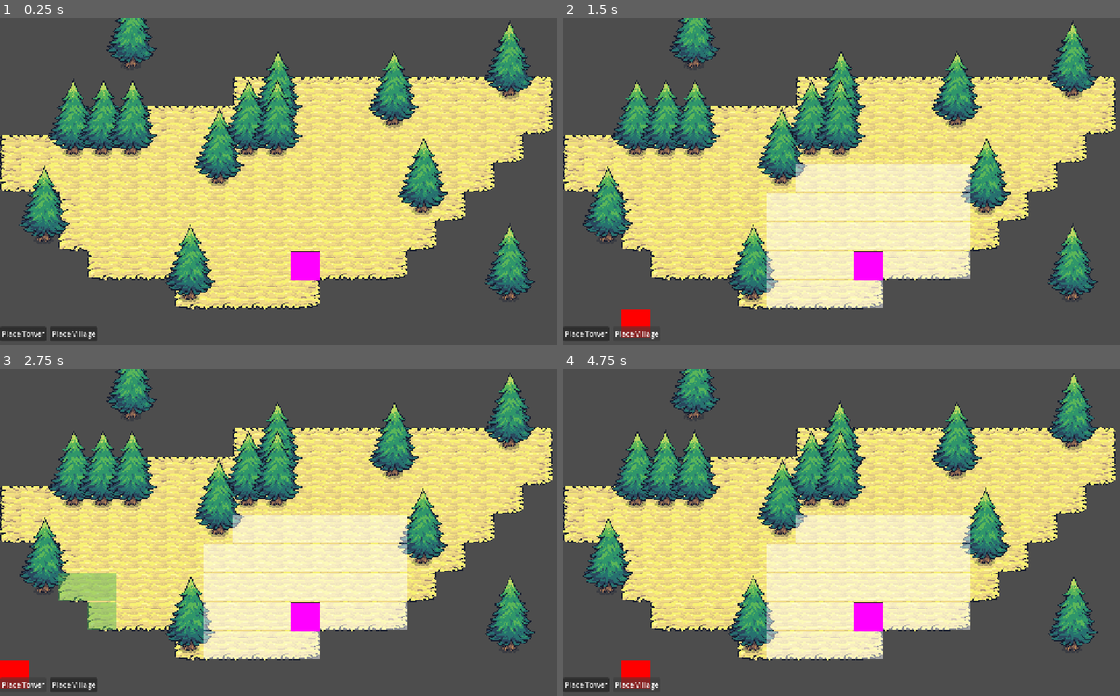
Above: before the commit, frames 1-4 (two rows, left to right).
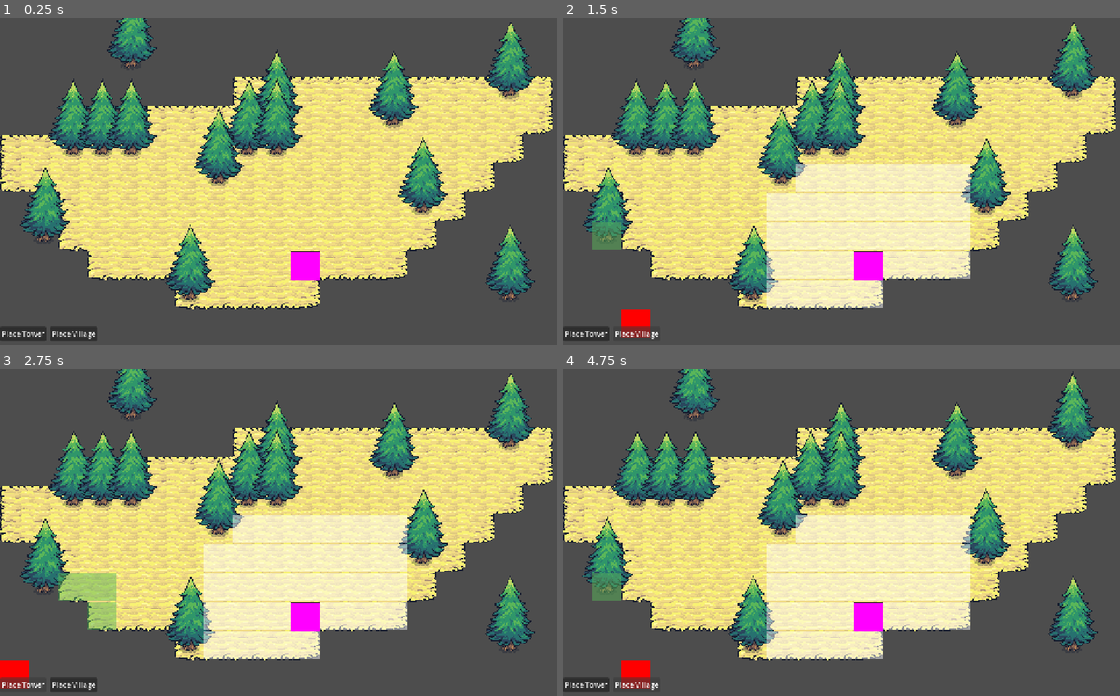
Above: after the commit, the same moments.

Repository: fkemeh18/grid-demo
Game: Godot game, scene res://Scenes/main.tscn
Same seed, same stepped clock (60 frames per second), same inputs: the game is played once before the commit and once after it.
Inputs:
- Up to frame 1 (0.25 s): no input
- Up to frame 2 (1.5 s): click "Place Tower" at 0.5 s; click "Place Village" at 1.25 s
- Up to frame 3 (2.75 s): click "Place Tower" at 2 s
- Up to frame 4 (4.75 s): click "Place Village" at 2.75 s; click "Place Tower" at 3.5 s; click "Place Village" at 4.25 s

The runs differ from the first frame. In frame 1, 3.8% of the frame differs, in the area x 3-97%, y 0-85%; in frame 2, 3.4%; in frame 3, 2.1%; in frame 4, 4.1%, in the area x 3-96%, y 0-85%.

Commit message:
Callable Update
Callables were added for a more streamlined cycle of tile checks and updated buildable/resource tile highlights.

Diff:
--- a/Resources/Tiles/terrain_tileset.tres
+++ b/Resources/Tiles/terrain_tileset.tres
@@ -114,13 +114,16 @@
 0:0/animation_frame_3/duration = 0.15
 0:0/0 = 0
 0:0/0/texture_origin = Vector2i(0, 64)
+0:0/0/custom_data_1 = true
 
 [resource]
 tile_size = Vector2i(64, 64)
 terrain_set_0/mode = 2
 terrain_set_0/terrain_0/name = "Sand"
 terrain_set_0/terrain_0/color = Color(0, 1, 0, 1)
-custom_data_layer_0/name = "buildable"
+custom_data_layer_0/name = "is_buildable"
 custom_data_layer_0/type = 1
+custom_data_layer_1/name = "is_wood"
+custom_data_layer_1/type = 1
 sources/0 = SubResource("TileSetAtlasSource_mcq0o")
 sources/1 = SubResource("TileSetAtlasSource_8tlhx")
--- a/Scripts/Management/grid_manager.gd
+++ b/Scripts/Management/grid_manager.gd
@@ -23,11 +23,11 @@
 	var mouse_pos = _highlight_tml.get_global_mouse_position()
 	return _main_tml_.process_mouse_pos(mouse_pos)
 
-func _is_terrain_buildable(pos: Vector2i) -> bool:
+func _does_tile_have_custom_data(pos: Vector2i, data_name: String) -> bool:
 	for layer in _all_tile_map_layers:
 		var custom_terrain_data = layer.get_cell_tile_data(pos)
 		if custom_terrain_data == null: continue
-		return custom_terrain_data.get_custom_data("buildable") as bool
+		return custom_terrain_data.get_custom_data(data_name) as bool
 
 	return false
 
@@ -43,6 +43,9 @@
 func _update_expanded_tiles(pos: Vector2i, radius: int) -> void:
 	_highlight_tml.highlight_expanded_buildable_tiles(pos, radius, self)
 
+func _update_resource_tiles(pos: Vector2i, radius: int) -> void:
+	_highlight_tml.highlight_resource_tiles(pos, radius, self)
+
 func _get_all_tile_map_layers(
 		base_layer: TileMapLayer) -> Dictionary[TileMapLayer, bool]:
 	var layer_list: Dictionary[TileMapLayer, bool]
--- a/Scripts/TileMapLayers/highlight_tile_map_l.gd
+++ b/Scripts/TileMapLayers/highlight_tile_map_l.gd
@@ -1,5 +1,8 @@
 class_name HighlightTML
 extends TileMapLayer
+
+const IS_BUILDABLE = "is_buildable"
+const IS_WOOD = "is_wood"
 
 @export var bc: BuildingComponent
 
@@ -13,16 +16,32 @@
 	for tile_pos in _valid_buildable_tiles:
 		set_cell(tile_pos, 0, Vector2i())
 
-func _get_valid_tiles_in_radius(pos: Vector2i, radius: int,
-								gm: GridManager) -> Dictionary[Vector2i, bool]:
-	var valid_tiles: Dictionary[Vector2i, bool]
+func _get_tiles_in_radius(pos: Vector2i, radius: int,
+		filter_func: Callable) -> Dictionary[Vector2i, bool]:
+	var resource_tiles: Dictionary[Vector2i, bool]
 
 	for i in range(pos.x - radius, pos.x + (radius + 1)):
 		for j in range(pos.y - radius, pos.y + (radius + 1)):
-			if !gm._is_terrain_buildable(Vector2i(i, j)): continue
-			valid_tiles[Vector2i(i, j)] = true
+			if !filter_func.call(Vector2i(i, j)): continue
+			resource_tiles[Vector2i(i, j)] = true
 
-	return valid_tiles
+	return resource_tiles
+
+func _get_valid_tiles_in_radius(pos: Vector2i, radius: int,
+		gm: GridManager) -> Dictionary[Vector2i, bool]:
+	return _get_tiles_in_radius(pos, radius,
+			Callable(self, "_buildable_tile_filter_fn").bind(gm))
+
+func _get_resource_tiles_in_radius(pos: Vector2i, radius: int,
+		gm: GridManager) -> Dictionary[Vector2i, bool]:
+	return _get_tiles_in_radius(pos, radius,
+			Callable(self, "_resource_tile_filter_fn").bind(gm))
+
+func _buildable_tile_filter_fn(pos: Vector2i, gm: GridManager) -> bool:
+	return gm._does_tile_have_custom_data(pos, IS_BUILDABLE)
+
+func _resource_tile_filter_fn(pos: Vector2i, gm: GridManager) -> bool:
+	return gm._does_tile_have_custom_data(pos, IS_WOOD)
 
 func _update_valid_buildable_tiles(comp: BuildingComponent,
 									gm: GridManager) -> void:
@@ -37,8 +56,7 @@
 		_valid_buildable_tiles.erase(existing_bc)
 
 func highlight_expanded_buildable_tiles(pos: Vector2i, radius: int,
-											gm: GridManager) -> void:
-	_clear()
+		gm: GridManager) -> void:
 	highlight_buildable_tiles()
 
 	var expanded_tiles = _get_valid_tiles_in_radius(pos, radius, gm)
@@ -53,11 +71,19 @@
 	for tile_pos in expanded_tiles:
 		set_cell(tile_pos, 0, atlas_coords)
 
-func _get_occupied_tiles(bc: BuildingComponent,
+func highlight_resource_tiles(pos: Vector2i, radius: int,
+		gm: GridManager) -> void:
+	var resource_tiles = _get_resource_tiles_in_radius(pos, radius, gm)
+	var atlas_coords = Vector2i(1, 0)
+
+	for tile_pos in resource_tiles:
+		set_cell(tile_pos, 0, atlas_coords)
+
+func _get_occupied_tiles(comp: BuildingComponent,
 							gm: GridManager) -> Dictionary[Vector2i, bool]:
 	var building_components: Array[BuildingComponent]
 
-	for node in get_tree().get_nodes_in_group(bc.bc_name):
+	for node in get_tree().get_nodes_in_group(comp.bc_name):
 		building_components.append(node as BuildingComponent)
 
 	for tile in building_components:
--- a/Scripts/main.gd
+++ b/Scripts/main.gd
@@ -31,8 +31,11 @@
 			&& (_grid_manager._temp_grid_pos != null
 			|| _grid_manager._temp_grid_pos !=
 			_grid_manager._get_mouse_grid_pos_without_update())):
+		_grid_manager._highlight_tml._clear()
 		_grid_manager._update_expanded_tiles(_grid_manager._temp_grid_pos,
 			_building_resource.buildable_radius)
+		_grid_manager._update_resource_tiles(_grid_manager._temp_grid_pos,
+			_building_resource.resource_radius)
 
 #deals with the placement of sprite "building"
 func _place_building() -> void:
